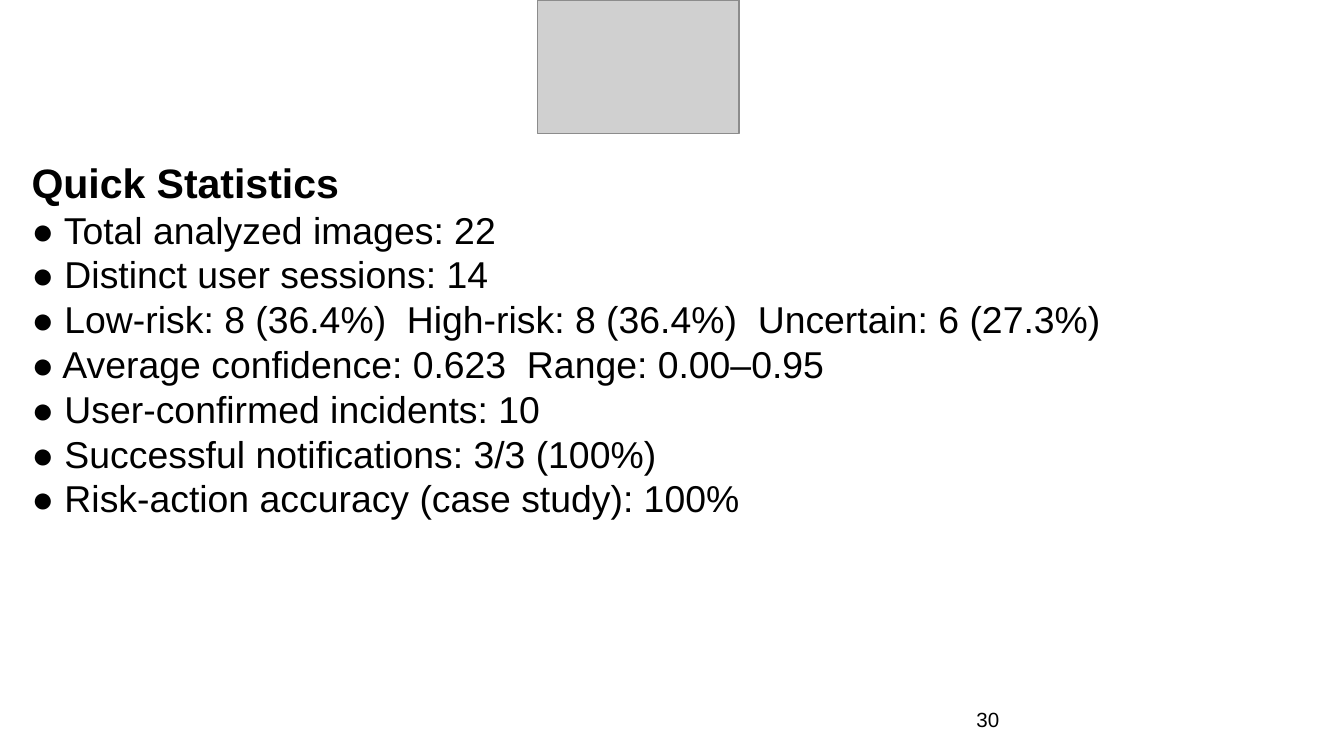
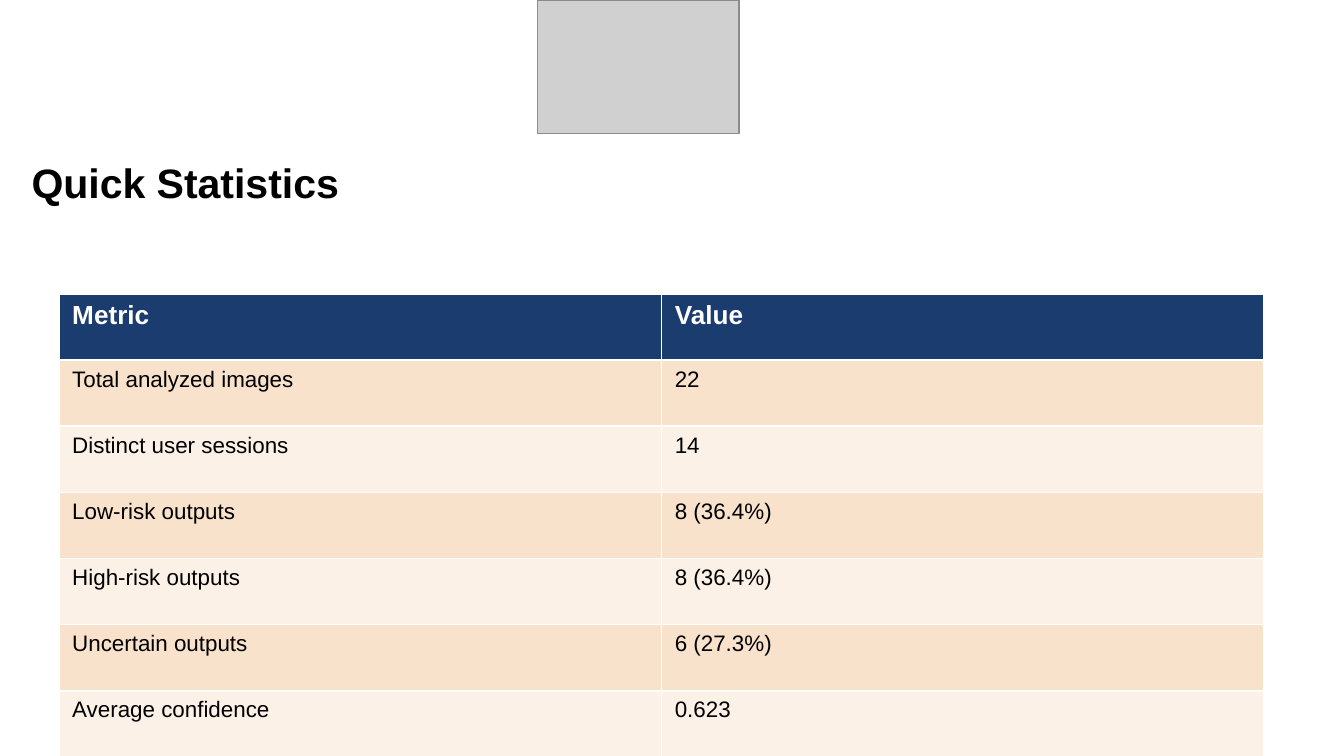
Before and after one commit to nibodhdaware/VisionGPT, a slide deck: slide 30 of paper/stage2_review3_updated.pptx. Drawn at 1344x756 pixels with LibreOffice and Linux fonts; fonts in the diff are those of the drawing; grey boxes stand for pictures. Boxes give left, top, right and bottom in pixels: in the first picture for what was removed or moved away, otherwise in the second. Text is boxed around its words. In the diff, an @@ line names an element or a change of style, - is before the commit and + after.

Commit message:
add proper PPTX tables for Risk-to-Action, Case Study, Hazard-Action, Confidence Bands, Quick Stats

```diff
--- a/paper/stage2_review3_updated.pptx
+++ b/paper/stage2_review3_updated.pptx
@@ text at [62, 217, 1101, 520]: paragraphs removed @@
-● Total analyzed images: 22
-● Distinct user sessions: 14
-● Low-risk: 8 (36.4%) High-risk: 8 (36.4%) Uncertain: 6 (27.3%)
-● Average confidence: 0.623 Range: 0.00–0.95
-● User-confirmed incidents: 10
-● Successful notifications: 3/3 (100%)
-● Risk-action accuracy (case study): 100%
@@ table added at [59, 294, 1263, 756], 10 rows, 2 columns @@
+Metric | Value
+Total analyzed images | 22
+Distinct user sessions | 14
+Low-risk outputs | 8 (36.4%)
+High-risk outputs | 8 (36.4%)
+Uncertain outputs | 6 (27.3%)
+Average confidence | 0.623
+User-confirmed incidents | 10
+Successful notifications | 3/3 (100%)
+Case-study accuracy | 2/2 (100%)
@@ text removed at [976, 712, 999, 728] @@
-30
```
Also in this commit, not shown: 4 other slides changed.
